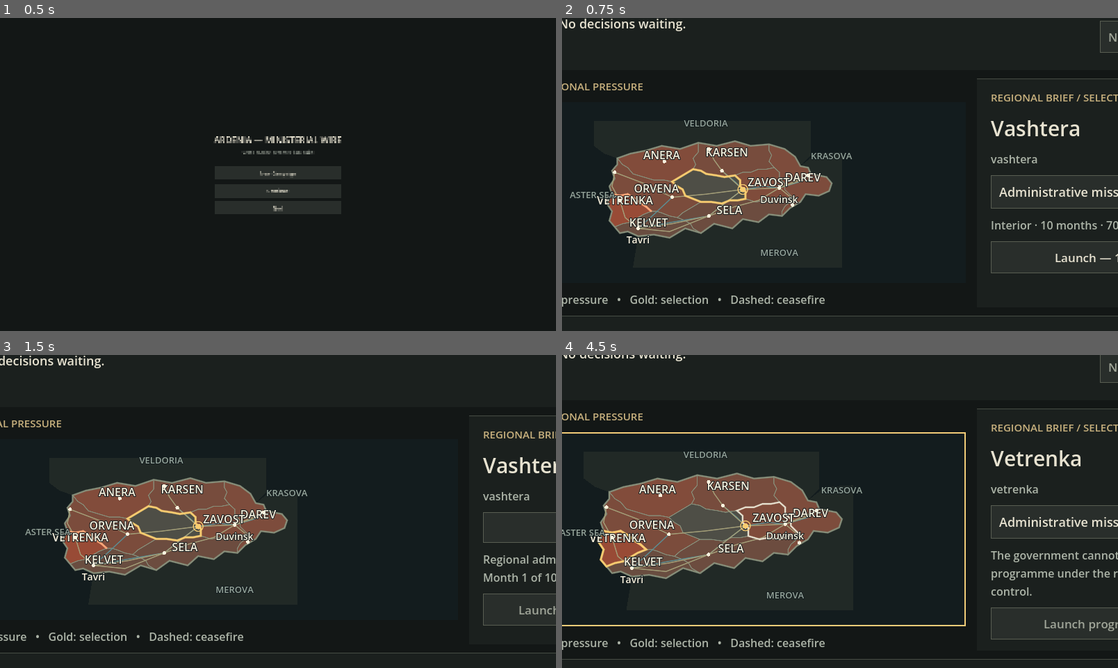
Above: before the commit, frames 1-4 (two rows, left to right).
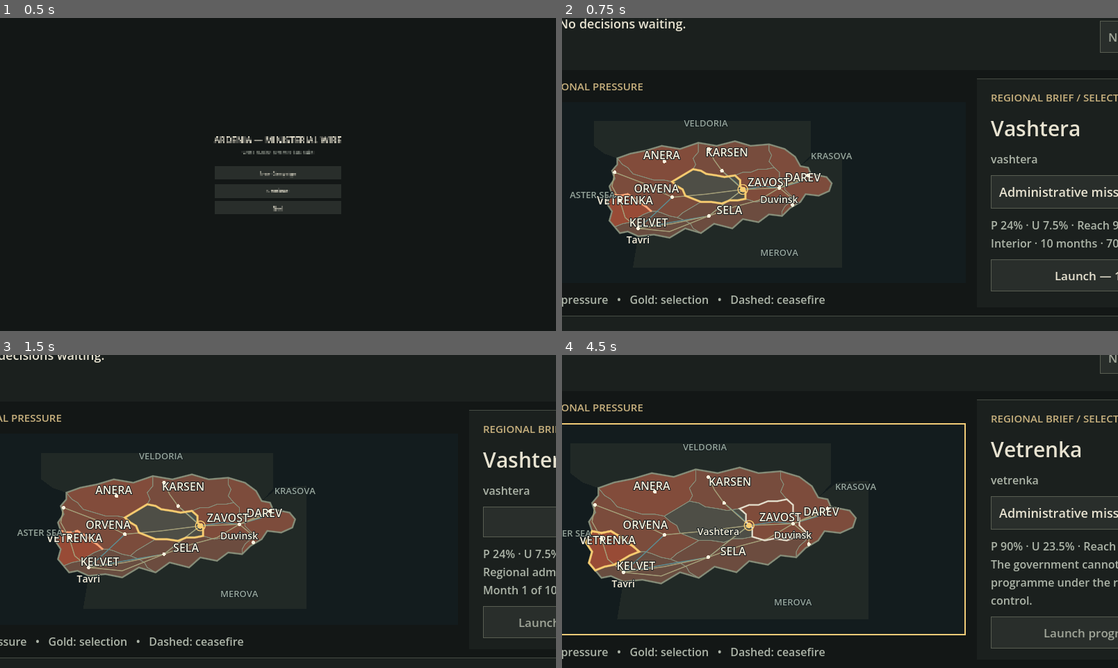
Above: after the commit, the same moments.

Repository: RatiOni/Political-Sim-Game
Game: Godot game, scene res://scenes/menu.tscn
Two runs of this game, one before a commit and one after it. Both use one fixed random seed, a clock stepped at 60 frames per second and the inputs below.
Inputs (mouse positions are in pixels of both pictures, inside the frame that each line leads up to):
- Up to frame 1 (0.5 s): no input
- Up to frame 2 (0.75 s): click "New Campaign" at 0.5 s
- Up to frame 3 (1.5 s): click "Launch — 10 PC" at 1.25 s
- Up to frame 4 (4.5 s): tap Enter at 2, 3.5 s; drag from (728, 530) to (895, 442) at 2.02 s; tap Space (pause) at 2.75 s; drag from (728, 527) to (812, 574) at 2.77 s; move the mouse to (895, 442) at 3.52 s; hold Right (ui_right) 3.53-4.25 s; tap 2 (speed_2) at 3.6 s; drag from (812, 574) to (673, 464) at 4.27 s

Frame 1 is identical in both runs. In frame 2, 0.9% of the frame differs, in the area x 77-100%, y 64-88%; in frame 3, 9.1%; in frame 4, 14%, in the area x 0-100%, y 0-98%.

Commit message:
fix(godot): close regional programme review gaps

Diff:
--- a/godot/scripts/app.gd
+++ b/godot/scripts/app.gd
@@ -123,6 +123,13 @@
 func _percent(row: Dictionary, key: String) -> String:
 	return "%.1f%%" % (float(row[key]) * 100.0) if row.has(key) else "—"
 
+func _compact_region_status(region: Dictionary) -> String:
+	return "P %.0f%% · U %.1f%% · Reach %.0f%%" % [
+		float(region.get("pressure", 0.0)) * 100.0,
+		float(region.get("unemployment", 0.0)) * 100.0,
+		float(region.get("state_reach", 0.0)) * 100.0,
+	]
+
 func _lines(rows: Array, empty_text: String) -> String:
 	var lines: Array[String] = []
 	for row in rows:
@@ -151,14 +158,17 @@
 		%RegionBrief.find_child("RegionMetrics").text = "Unemployment    %s\n\nState reach    %s" % [_percent(region, "unemployment"), _percent(region, "state_reach")]
 		var active: Variant = region.get("active_program")
 		if active is Dictionary:
-			%RegionBrief.find_child("ProgrammeStatus").text = "%s\nMonth %d of %d · %.0f M/month" % [active.get("name", "Active programme"), int(active.get("months_active", 0)) + 1, active.get("duration", 0), active.get("monthly_cost", 0.0)]
+			var active_text := "%s\nMonth %d of %d · %.0f M/month" % [active.get("name", "Active programme"), int(active.get("months_active", 0)) + 1, active.get("duration", 0), active.get("monthly_cost", 0.0)]
+			if get_window().size.x < 1500 or get_window().size.y < 850:
+				active_text = "%s\n%s" % [_compact_region_status(region), active_text]
+			%RegionBrief.find_child("ProgrammeStatus").text = active_text
 			break
 		var first_eligible := -1
 		for option in region.get("program_options", []):
 			var index := choice.item_count
 			choice.add_item("%s — %.0f PC" % [option.get("short_name", option.get("name", "Programme")), option.get("pc_cost", 0.0)])
 			choice.set_item_metadata(index, option.get("id", ""))
-			choice.get_popup().set_item_disabled(index, not option.get("eligible", false))
+			choice.get_popup().set_item_tooltip(index, str(option.get("disabled_reason", option.get("body", ""))))
 			if first_eligible < 0 and option.get("eligible", false):
 				first_eligible = index
 		if first_eligible >= 0:
@@ -187,7 +197,10 @@
 				_selected_program_id = program_id
 				_selected_program_option = option
 				var reason := str(option.get("disabled_reason", ""))
-				%RegionBrief.find_child("ProgrammeStatus").text = reason if not reason.is_empty() else "%s · %d months · %.0f M/month" % [option.get("portfolio", ""), option.get("duration", 0), option.get("monthly_cost", 0.0)]
+				var option_text := reason if not reason.is_empty() else "%s · %d months · %.0f M/month" % [option.get("portfolio", ""), option.get("duration", 0), option.get("monthly_cost", 0.0)]
+				if get_window().size.x < 1500 or get_window().size.y < 850:
+					option_text = "%s\n%s" % [_compact_region_status(region), option_text]
+				%RegionBrief.find_child("ProgrammeStatus").text = option_text
 				break
 	_update_program_controls(not snapshot.is_empty() and not _fatal)
 
--- a/godot/scripts/tests/vertical_slice_test.gd
+++ b/godot/scripts/tests/vertical_slice_test.gd
@@ -3,9 +3,8 @@
 # Post-bridge journey test: drives the real menu/app scenes through the real
 # NativeGame autoload (fixed seed 424242 — no FakeBridge, no Python worker)
 # and asserts the same journey: startup, region selection, time advance,
-# save, quit-equivalent state drop, reload restoration. The objective action
-# has no native backend yet, so it must read as disabled-with-a-note, never
-# as a working control and never as an error.
+# save, quit-equivalent state drop, reload restoration, and a real regional
+# programme from launch through monthly delivery and continued post-load work.
 
 const APP_SLOT := "godot_slice"
 const FIXED_SEED := 424242
@@ -171,10 +170,19 @@
 	var choice: OptionButton = brief.find_child("ProgramChoice")
 	var action: Button = brief.find_child("RegionAction")
 	var security_index := -1
+	var customs_index := -1
 	for index in range(choice.item_count):
 		if str(choice.get_item_metadata(index)) == "security_stabilisation":
 			security_index = index
-			break
+		if str(choice.get_item_metadata(index)) == "customs_enforcement":
+			customs_index = index
+	if not _check(customs_index >= 0, "Incompatible programmes remain inspectable"):
+		return
+	choice.select(customs_index)
+	choice.item_selected.emit(customs_index)
+	if not _check(action.disabled and "not available" in brief.find_child("ProgrammeStatus").text,
+			"An ineligible choice shows the engine-supplied reason and cannot launch"):
+		return
 	if not _check(security_index >= 0, "Security stabilisation appears in the engine-supplied programme choices"):
 		return
 	choice.select(security_index)
@@ -202,7 +210,28 @@
 			and str(scene.snapshot["date"]["text"]) == "2 Mar 1993",
 			"Running clock advances one native day"):
 		return
+	play.pressed.emit()
 	print("PASS: pause/speed clock calls advance_day directly")
+	var before_delivery := anera.duplicate(true)
+	var first_month_rolled := false
+	for day in range(32):
+		if native_game.advance_day().get("month_rolled", false):
+			first_month_rolled = true
+			break
+	if not _check(first_month_rolled, "The public daily loop reaches the first programme month"):
+		return
+	scene.apply_snapshot(native_game.snapshot())
+	for region in scene.snapshot["regions"]:
+		if region.get("id") == "anera":
+			anera = region
+			break
+	if not _check(anera["active_program"].get("months_active") == 1
+			and (not is_equal_approx(float(anera["pressure"]), float(before_delivery["pressure"]))
+				or not is_equal_approx(float(anera["unemployment"]), float(before_delivery["unemployment"]))
+				or not is_equal_approx(float(anera["state_reach"]), float(before_delivery["state_reach"]))),
+			"The real scene shows one delivered month and a changed regional metric"):
+		return
+	print("PASS: programme delivery is visible through the real scene snapshot")
 	var save_event := InputEventAction.new()
 	save_event.action = "save"
 	save_event.pressed = true
@@ -210,26 +239,58 @@
 	if not _check(FileAccess.file_exists("user://saves/%s.json" % APP_SLOT),
 			"Save shortcut writes the named slot"):
 		return
-	scene._process(2.0)
-	if not _check(scene.snapshot["date"]["day_index"] == 2, "Campaign advances after save"):
+	var saved_date: Dictionary = scene.snapshot["date"].duplicate(true)
+	var second_month_rolled := false
+	for day in range(32):
+		if native_game.advance_day().get("month_rolled", false):
+			second_month_rolled = true
+			break
+	if not _check(second_month_rolled, "Campaign reaches another monthly pulse after save"):
+		return
+	scene.apply_snapshot(native_game.snapshot())
+	for region in scene.snapshot["regions"]:
+		if region.get("id") == "anera":
+			anera = region
+			break
+	if not _check(anera["active_program"].get("months_active") == 2,
+			"Programme reaches month two after save"):
 		return
 	var load_event := InputEventAction.new()
 	load_event.action = "load"
 	load_event.pressed = true
 	scene._unhandled_key_input(load_event)
-	if not _check(scene.snapshot["date"]["day_index"] == 1
-			and str(scene.snapshot["date"]["text"]) == "2 Mar 1993",
-			"Named-slot load restores the saved day"):
-		return
-	print("PASS: save shortcut, clock advance, and load restoration through NativeGame")
+	for region in scene.snapshot["regions"]:
+		if region.get("id") == "anera":
+			anera = region
+			break
+	if not _check(scene.snapshot["date"] == saved_date
+			and anera["active_program"].get("months_active") == 1,
+			"Named-slot load restores the saved programme month"):
+		return
+	for day in range(32):
+		if native_game.advance_day().get("month_rolled", false):
+			break
+	scene.apply_snapshot(native_game.snapshot())
+	for region in scene.snapshot["regions"]:
+		if region.get("id") == "anera":
+			anera = region
+			break
+	if not _check(anera["active_program"].get("months_active") == 2,
+			"Programme delivery continues after reload"):
+		return
+	print("PASS: save, load, and continued programme delivery through NativeGame")
 	# Quit-equivalent: drop the displayed state entirely, then reload from
 	# disk — the relaunch restores the saved campaign, not a blank screen.
 	scene.apply_snapshot({})
 	if not _check(brief.find_child("PressureValue").text == "—" and scene.find_child("NextDecision").disabled and map.regions.is_empty(), "Missing data clears stale values and decisions"):
 		return
 	scene._do_load()
-	if not _check(scene.snapshot["date"]["day_index"] == 1
-			and str(scene.snapshot["date"]["text"]) == "2 Mar 1993"
+	for region in scene.snapshot["regions"]:
+		if region.get("id") == "anera":
+			anera = region
+			break
+	if not _check(scene.snapshot["date"] == saved_date
+			and anera["active_program"].get("months_active") == 1
 			and brief.find_child("RegionId").text == map.selected_id,
 			"Reload after a full state drop restores the saved campaign"):
 		return
--- a/godot/tests/native/test_native_game.gd
+++ b/godot/tests/native/test_native_game.gd
@@ -40,6 +40,13 @@
 		var path := _slot_path(slot, suffix)
 		if FileAccess.file_exists(path):
 			DirAccess.remove_absolute(path)
+
+
+static func _region_snapshot(game: Node, region_id: String) -> Dictionary:
+	for region in game.snapshot().get("regions", []):
+		if region.get("id") == region_id:
+			return region
+	return {}
 
 
 func _test_ready_side_effect_free(t) -> void:
@@ -345,6 +352,7 @@
 	t.truth(not duplicate.get("ok", true), "regional action: duplicate is refused")
 	t.equal(emissions.size(), 1, "regional action: failure emits nothing")
 	t.equal(game.snapshot(), before_failure, "regional action: failure is atomic through NativeGame")
+	var before_delivery := _region_snapshot(game, "anera")
 	var rolled := false
 	for day in range(32):
 		var advanced: Dictionary = game.advance_day()
@@ -352,18 +360,23 @@
 			rolled = true
 			break
 	t.truth(rolled, "regional action: advancing reaches the first monthly pulse")
-	t.equal(game._state.regional_programs[0].months_active, 1, "regional action: monthly simulation delivers the first programme month")
+	var delivered := _region_snapshot(game, "anera")
+	t.equal((delivered.get("active_program", {}) as Dictionary).get("months_active"), 1, "regional action: monthly simulation delivers the first programme month")
+	t.truth(not is_equal_approx(float(delivered.get("pressure", 0.0)), float(before_delivery.get("pressure", 0.0)))
+		or not is_equal_approx(float(delivered.get("unemployment", 0.0)), float(before_delivery.get("unemployment", 0.0)))
+		or not is_equal_approx(float(delivered.get("state_reach", 0.0)), float(before_delivery.get("state_reach", 0.0))),
+		"regional action: a delivered month changes a public regional metric")
 	t.truth(game.save(slot).get("ok", false), "regional action: active programme saves")
 	for day in range(32):
 		if game.advance_day().get("month_rolled", false):
 			break
-	t.equal(game._state.regional_programs[0].months_active, 2, "regional action: programme continues after another month")
+	t.equal((_region_snapshot(game, "anera").get("active_program", {}) as Dictionary).get("months_active"), 2, "regional action: programme continues after another month")
 	t.truth(game.load(slot).get("ok", false), "regional action: saved programme reloads")
-	t.equal(game._state.regional_programs[0].months_active, 1, "regional action: load restores the saved delivery month")
+	t.equal((_region_snapshot(game, "anera").get("active_program", {}) as Dictionary).get("months_active"), 1, "regional action: load restores the saved delivery month")
 	for day in range(32):
 		if game.advance_day().get("month_rolled", false):
 			break
-	t.equal(game._state.regional_programs[0].months_active, 2, "regional action: delivery continues after reload")
+	t.equal((_region_snapshot(game, "anera").get("active_program", {}) as Dictionary).get("months_active"), 2, "regional action: delivery continues after reload")
 	_wipe_slot(slot)
 	game.free()
 
